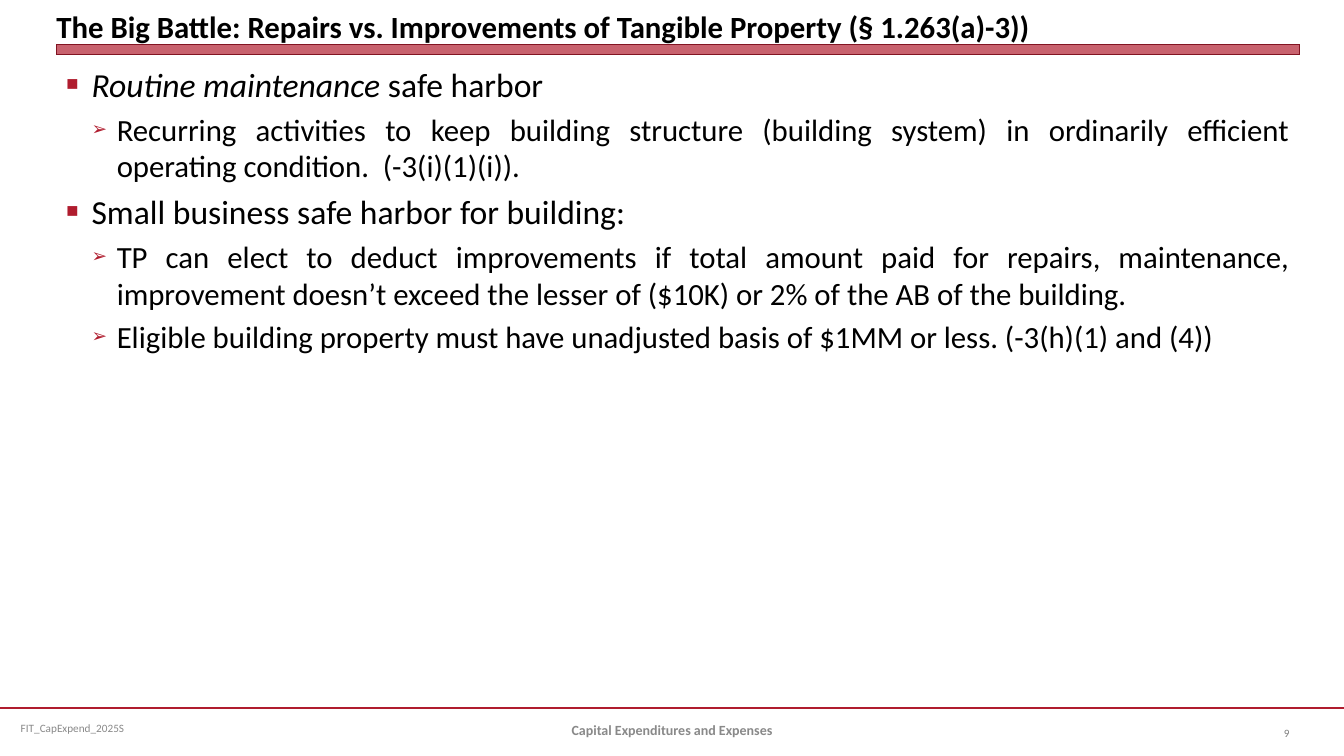
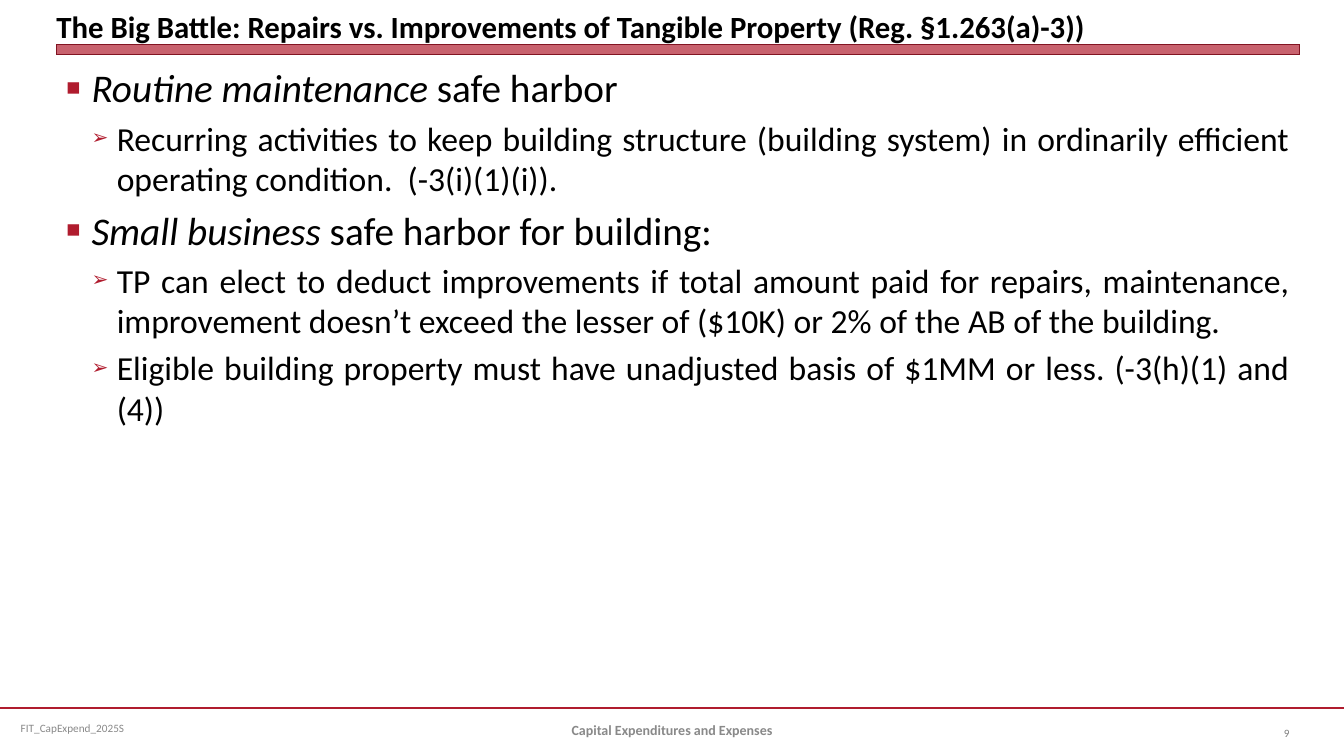
Before and after one commit to jmc877/Fed-Income-Tax, a slide deck: slide 9 of slides/FIT_CapExpend_2025S.pptx. Drawn at 1344x756 pixels with LibreOffice and Linux fonts; fonts in the diff are those of the drawing. Boxes give left, top, right and bottom in pixels: in the first picture for what was removed or moved away, otherwise in the second. Text is boxed around its words. In the diff, an @@ line names an element or a change of style, - is before the commit and + after.

```diff
--- a/slides/FIT_CapExpend_2025S.pptx
+++ b/slides/FIT_CapExpend_2025S.pptx
@@ title at <box>56,15,1084,46</box>: text changed @@
-The Big Battle: Repairs vs. Improvements of Tangible Property (§ 1.263(a)-3))
+The Big Battle: Repairs vs. Improvements of Tangible Property (Reg. §1.263(a)-3))
@@ text "Routine maintenance safe harbor" at <box>92,74,1289,426</box>: size 24 to 28 pt in "Routine maintenance safe harbor", "Small business safe harbor for building:"; size 22 to 24 pt in "Recurring activities to keep building structure (building ...", "TP can elect to deduct improvements if ...", "Eligible building property must have unadjusted basis ..."; italic on in "Small business" @@
```
Also in this commit, not shown: 8 other slides changed, 1 slide added, 3 other files.
